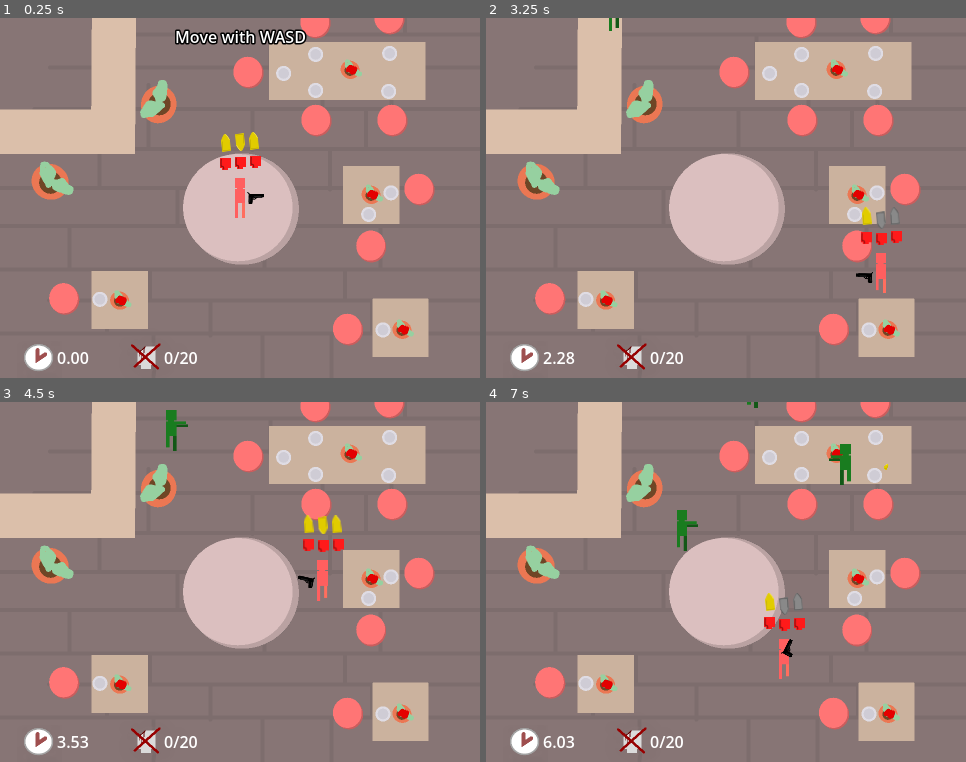
Above: before the commit, frames 1-4 (two rows, left to right).
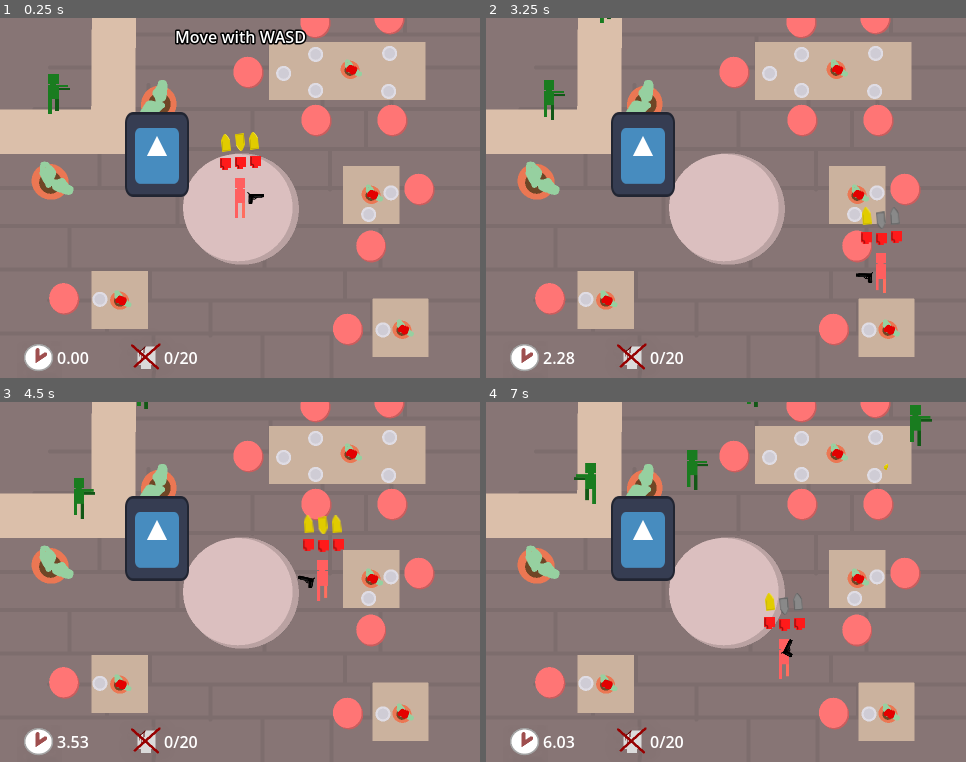
Above: after the commit, the same moments.

Repository: OgGhostJelly/Zombie-BurgerZ
Game: Godot game, scene res://objects/level/level.tscn
The game is run twice, just before and just after one commit, with the same random seed, the same clock (stepped at 60 frames per second) and the same inputs. The engine's default icon, where the game draws it, is replaced by a stand-in: a white triangle on a blue panel in a dark square. Sound files missing from this copy of the repository are replaced by a short silence.
Inputs (mouse positions are in pixels of both pictures, inside the frame that each line leads up to):
- Up to frame 1 (0.25 s): no input
- Up to frame 2 (3.25 s): move the mouse to (831, 180) at 0.52 s; press the mouse at (831, 180) at 0.53 s; hold D (move_right) 0.53-1.28 s; move the mouse to (630, 216) at 1.27 s; release the mouse at (630, 216) at 1.28 s; hold S (move_down) 1.28-2.03 s; tap U (info) at 1.35, 2.85 s; move the mouse to (774, 118) at 2.02 s; press the mouse at (774, 118) at 2.03 s; hold D (move_right) 2.03-2.78 s; move the mouse to (702, 270) at 2.77 s; release the mouse at (702, 270) at 2.78 s; hold W (move_up) from 2.78 s (still down)
- Up to frame 3 (4.5 s): move the mouse to (384, 636) at 3.52 s; release W (move_up) at 3.53 s; press the mouse at (384, 636) at 3.53 s; hold A (move_left) from 3.53 s (still down); move the mouse to (96, 528) at 4.27 s; release the mouse at (96, 528) at 4.28 s; tap U (info) at 4.35 s
- Up to frame 4 (7 s): move the mouse to (750, 582) at 5.02 s; release A (move_left) at 5.03 s; press the mouse at (750, 582) at 5.03 s; hold S (move_down) 5.03-5.78 s; move the mouse to (654, 492) at 5.77 s; release the mouse at (654, 492) at 5.78 s; hold D (move_right) 5.78-6.53 s; tap U (info) at 5.85 s; move the mouse to (831, 564) at 6.52 s; press the mouse at (831, 564) at 6.53 s; hold W (move_up) from 6.53 s (still down)

The runs differ from the first frame. In frame 1, 3.4% of the frame differs, in the area x 10-40%, y 15-50%; in frame 2, 3.4%; in frame 3, 3.6%; in frame 4, 4.4%, in the area x 18-93%, y 0-50%.

Commit message:
Smarter zombies and walls

Diff:
--- a/objects/bullets/bullet/bullet.gd
+++ b/objects/bullets/bullet/bullet.gd
@@ -22,3 +22,7 @@
 
 func _on_visible_on_screen_notifier_2d_screen_exited() -> void:
 	queue_free()
+
+
+func _on_wall_detector_body_entered(_body: Node2D) -> void:
+	queue_free()
--- a/objects/bullets/bullet/bullet.tscn
+++ b/objects/bullets/bullet/bullet.tscn
@@ -8,8 +8,16 @@
 
 [node name="Bullet" type="Area2D"]
 collision_layer = 0
-collision_mask = 4
+collision_mask = 20
 script = ExtResource("1_i05xf")
+
+[node name="WallDetector" type="Area2D" parent="."]
+collision_layer = 0
+collision_mask = 16
+
+[node name="CollisionShape2D" type="CollisionShape2D" parent="WallDetector"]
+position = Vector2(1, 0)
+shape = SubResource("RectangleShape2D_5exn7")
 
 [node name="CollisionShape2D" type="CollisionShape2D" parent="."]
 position = Vector2(1, 0)
@@ -25,4 +33,5 @@
 scale = Vector2(0.5, 0.666667)
 rect = Rect2(-6, -3, 12, 6)
 
+[connection signal="body_entered" from="WallDetector" to="." method="_on_wall_detector_body_entered"]
 [connection signal="screen_exited" from="VisibleOnScreenNotifier2D" to="." method="_on_visible_on_screen_notifier_2d_screen_exited"]
--- a/objects/enemies/enemy/enemy.gd
+++ b/objects/enemies/enemy/enemy.gd
@@ -6,11 +6,19 @@
 @onready var context_steerer: ContextSteerer = $ContextSteerer
 @onready var death_audio: AudioStreamPlayer = $DeathAudio
 @onready var animated_sprite: AnimatedSprite2D = $AnimatedSprite2D
-@onready var sight_detector: Area2D = $SightDetector
+@onready var gun_sight_detector: Area2D = $GunSightDetector
+@onready var player_sight_detector: Area2D = $PlayerSightDetector
+
+var last_seen_position: Vector2
+var last_seen_is_valid: bool
+
+var random_moving: bool
+var random_direction: Vector2
 
 
 func _ready() -> void:
 	super()
+	last_seen_position = global_position
 	animated_sprite.play(&"walk0")
 
 	health.value_changed.connect(func():
@@ -18,11 +26,36 @@
 
 
 func _process(_delta: float) -> void:
-	var player: Node2D = get_player()
+	var target_direction: Vector2
 
-	context_steerer.target_direction = global_position.direction_to(player.global_position)
+	for node in player_sight_detector.get_overlapping_bodies():
+		var space_state: PhysicsDirectSpaceState2D = get_world_2d().direct_space_state
+		var query = PhysicsRayQueryParameters2D.create(
+			global_position,
+			node.global_position,
+			0b10000)
+		query.hit_from_inside = false
+		var result = space_state.intersect_ray(query)
 
-	for area in sight_detector.get_overlapping_areas():
+		if not result.is_empty():
+			continue
+
+		last_seen_position = node.global_position
+		target_direction = global_position.direction_to(node.global_position)
+		last_seen_is_valid = true
+		break
+
+	if target_direction.is_zero_approx() and last_seen_is_valid:
+		target_direction = global_position.direction_to(last_seen_position)
+		if global_position.distance_squared_to(last_seen_position) < 16.0 ** 2:
+			last_seen_is_valid = false
+
+	if target_direction.is_zero_approx() and random_moving:
+		target_direction = random_direction.normalized()
+
+	context_steerer.target_direction = target_direction
+
+	for area in gun_sight_detector.get_overlapping_areas():
 		context_steerer.target_direction = context_steerer.target_direction.rotated(PI/4.0)
 
 	context_steerer.update_direction()
@@ -39,11 +72,6 @@
 	move_and_slide()
 
 
-func get_player() -> CharacterBody2D:
-	var players: Array[Node] = get_tree().get_nodes_in_group(&"player")
-	return players[0]
-
-
 func _die() -> void:
 	animated_sprite.play(&"death")
 	animated_sprite.reparent(get_parent())
@@ -58,3 +86,8 @@
 
 func _on_hit_detector_hurt(_hitbox: HitInfo2D) -> void:
 	health.value -= 1
+
+
+func _on_random_move_timer_timeout() -> void:
+	random_moving = randf() > 0.5
+	random_direction = Vector2(randf(), randf()).normalized()
--- a/objects/enemies/enemy/enemy.tscn
+++ b/objects/enemies/enemy/enemy.tscn
@@ -80,9 +80,12 @@
 stream_1/stream = ExtResource("12_4h4l8")
 stream_1/weight = 1.0
 
+[sub_resource type="CircleShape2D" id="CircleShape2D_gc0um"]
+radius = 192.0
+
 [node name="Enemy" type="CharacterBody2D" node_paths=PackedStringArray("health")]
 collision_layer = 4
-collision_mask = 0
+collision_mask = 16
 script = ExtResource("1_2kard")
 health = NodePath("Health")
 
@@ -115,13 +118,24 @@
 
 [node name="ContextSteerer" type="Node2D" parent="."]
 script = ExtResource("13_833qm")
-collision_mask = 4
+collision_mask = 20
 
-[node name="SightDetector" type="Area2D" parent="."]
+[node name="GunSightDetector" type="Area2D" parent="."]
 collision_layer = 0
 collision_mask = 8
 
-[node name="CollisionShape2D" type="CollisionShape2D" parent="SightDetector"]
+[node name="CollisionShape2D" type="CollisionShape2D" parent="GunSightDetector"]
 shape = SubResource("RectangleShape2D_fc24u")
 
+[node name="PlayerSightDetector" type="Area2D" parent="."]
+collision_layer = 0
+collision_mask = 2
+
+[node name="CollisionShape2D" type="CollisionShape2D" parent="PlayerSightDetector"]
+shape = SubResource("CircleShape2D_gc0um")
+
+[node name="RandomMoveTimer" type="Timer" parent="."]
+autostart = true
+
 [connection signal="hurt" from="HitDetector" to="." method="_on_hit_detector_hurt"]
+[connection signal="timeout" from="RandomMoveTimer" to="." method="_on_random_move_timer_timeout"]
--- a/objects/guns/gun/gun.tscn
+++ b/objects/guns/gun/gun.tscn
@@ -171,12 +171,12 @@
 stream = SubResource("AudioStreamRandomizer_hashf")
 volume_db = -5.0
 
-[node name="SightArea" type="Area2D" parent="."]
+[node name="GunSightArea" type="Area2D" parent="."]
 position = Vector2(24.5, -2.25)
 collision_layer = 8
 collision_mask = 0
 
-[node name="CollisionPolygon2D" type="CollisionPolygon2D" parent="SightArea"]
+[node name="CollisionPolygon2D" type="CollisionPolygon2D" parent="GunSightArea"]
 polygon = PackedVector2Array(50, 0, 150, -24, 150, 24)
 
 [node name="SpawnMarker" type="Marker2D" parent="."]
--- a/objects/level/level.tscn
+++ b/objects/level/level.tscn
@@ -7,6 +7,7 @@
 [ext_resource type="Texture2D" uid="uid://c7abfnqb6q1w" path="res://assets/level/level-background.png" id="4_t414c"]
 [ext_resource type="Texture2D" uid="uid://ddyxu83nsy3dg" path="res://assets/level/level-decals.png" id="5_63yv8"]
 [ext_resource type="PackedScene" uid="uid://h3y3hjyf4gwx" path="res://userinterfaces/player_objective_ui/player_objective_ui.tscn" id="6_7cgiu"]
+[ext_resource type="Texture2D" uid="uid://bwomnn1sa0jb7" path="res://icon.svg" id="8_t6nc2"]
 
 [sub_resource type="Resource" id="Resource_vi7tg"]
 script = ExtResource("3_ivdfp")
@@ -17,6 +18,9 @@
 "points": PackedVector2Array(0, 0, 0, 0, -18, -16, 0, 0, 0, 0, 493, -14, 0, 0, 0, 0, 489, 374, 0, 0, 0, 0, -20, 371, 0, 0, 0, 0, -18, -16)
 }
 point_count = 5
+
+[sub_resource type="RectangleShape2D" id="RectangleShape2D_1qmjx"]
+size = Vector2(64.5, 83.5)
 
 [node name="Level" type="Node2D"]
 script = ExtResource("1_r6cjg")
@@ -89,5 +93,21 @@
 offset_bottom = 360.0
 texture = ExtResource("5_63yv8")
 
+[node name="Enemy" parent="." instance=ExtResource("3_5ob25")]
+position = Vector2(54, 76)
+
+[node name="StaticBody2D" type="StaticBody2D" parent="."]
+collision_layer = 16
+collision_mask = 0
+
+[node name="CollisionShape2D" type="CollisionShape2D" parent="StaticBody2D"]
+position = Vector2(157, 136)
+shape = SubResource("RectangleShape2D_1qmjx")
+
+[node name="Sprite2D" type="Sprite2D" parent="StaticBody2D"]
+position = Vector2(157, 136.5)
+scale = Vector2(0.5, 0.664062)
+texture = ExtResource("8_t6nc2")
+
 [connection signal="timeout" from="SpawnTimer" to="." method="_on_spawn_timer_timeout"]
 [connection signal="finished" from="FrontLayer/PlayerObjectiveUI" to="." method="_on_player_objective_ui_finished"]
--- a/objects/player/player.tscn
+++ b/objects/player/player.tscn
@@ -50,7 +50,7 @@
 
 [node name="Player" type="CharacterBody2D" node_paths=PackedStringArray("health") groups=["player"]]
 collision_layer = 2
-collision_mask = 0
+collision_mask = 16
 script = ExtResource("1_26mew")
 health = NodePath("Health")
 
--- a/project.godot
+++ b/project.godot
@@ -73,6 +73,7 @@
 2d_physics/layer_2="player"
 2d_physics/layer_3="enemy"
 2d_physics/layer_4="player sight"
+2d_physics/layer_5="walls"
 
 [rendering]
 
Not shown: 1 places in objects/enemies/enemy/enemy.tscn that only renumber resources
Not shown: 1 places in objects/level/level.tscn that only renumber resources
